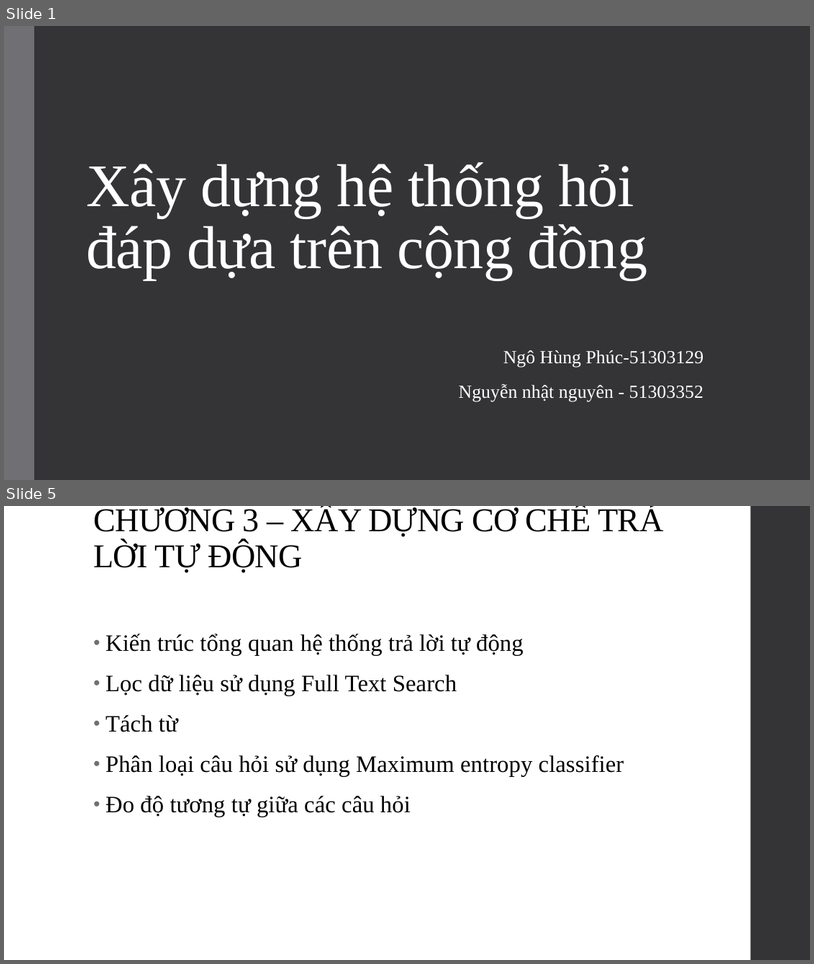
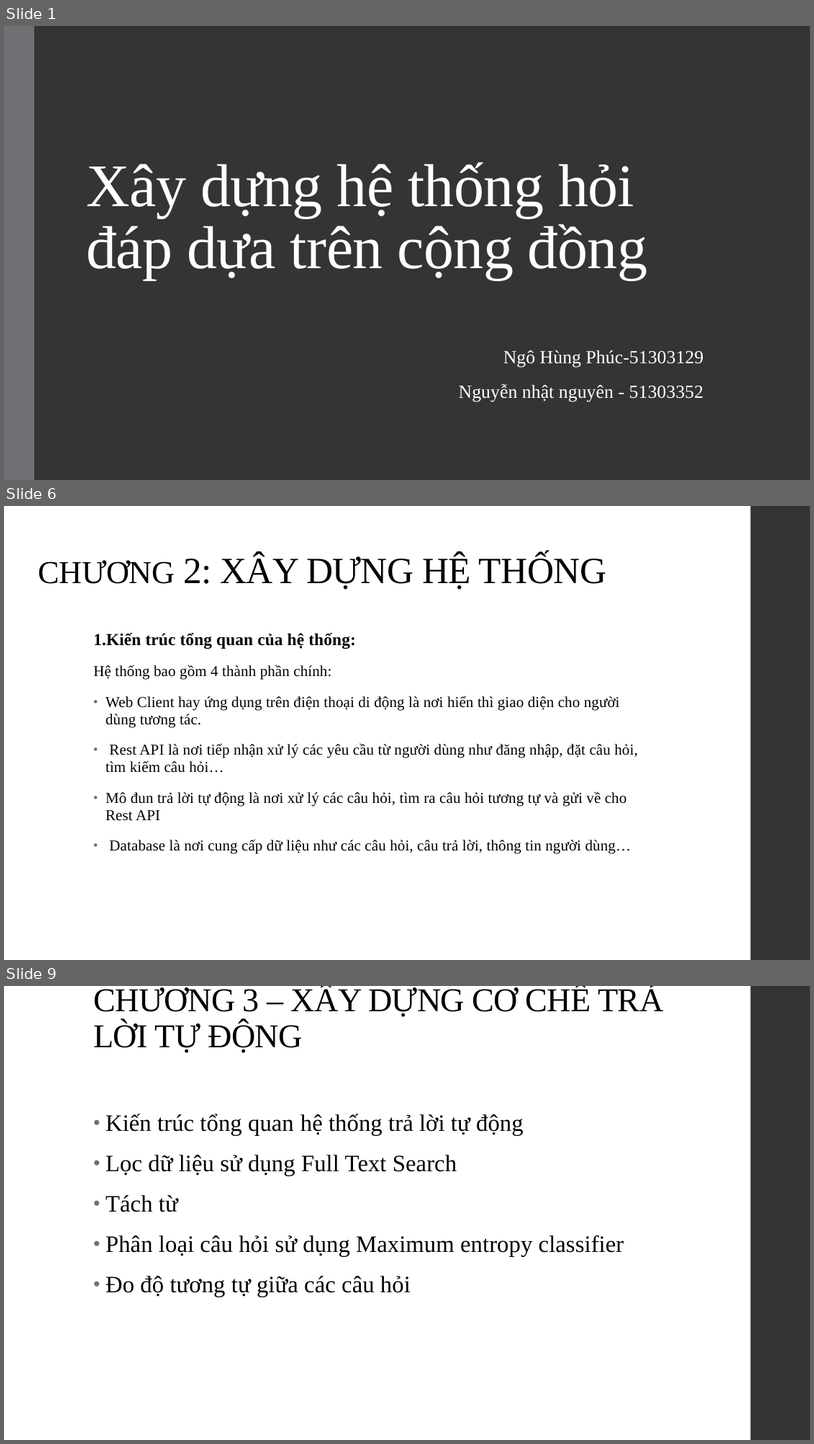
Before and after one commit to SaiGonSoftware/QA-Forum, a slide deck: Document/Baocao.pptx. Shown one above the other, each under a label of ours: slides 1 and 5 before the commit, slides 1, 6 and 9 after it; the slides between them are not shown. The pictures are 814x964 and 814x1444 pixels, drawn with LibreOffice and Linux fonts; fonts in the diff are those of the drawing. Boxes give left, top, right and bottom in pixels: in the first picture for what was removed or moved away, otherwise in the second. Text is boxed around its words. In the diff, an @@ line names an element or a change of style, - is before the commit and + after.

```diff
--- a/Document/Baocao.pptx
+++ b/Document/Baocao.pptx
@@ slide 6 added at <box>4,506,810,960</box>, background #FFFFFF; not listed: 1 template element that a slide beside it also shows @@
@@ title added at <box>39,554,607,590</box>, 44 pt, text #000000 @@
+CHƯƠNG 2: XÂY DỰNG HỆ THỐNG
@@ text added at <box>93,633,638,854</box>, 18 pt, text #000000 @@
+1.Kiến trúc tổng quan của hệ thống:
+Hệ thống bao gồm 4 thành phần chính:
+• Web Client hay ứng dụng trên điện thoại di động là nơi hiển thì giao diện cho người dùng tương tác.
+• Rest API là nơi tiếp nhận xử lý các yêu cầu từ người dùng như đăng nhập, đặt câu hỏi, tìm kiếm câu hỏi…
+• Mô đun trả lời tự động là nơi xử lý các câu hỏi, tìm ra câu hỏi tương tự và gửi về cho Rest API
+• Database là nơi cung cấp dữ liệu như các câu hỏi, câu trả lời, thông tin người dùng…
@@ what was slide 5 is now slide 9 @@
```
Also in this commit, not shown: 3 slides changed, 3 other slides added, 4 other files.
